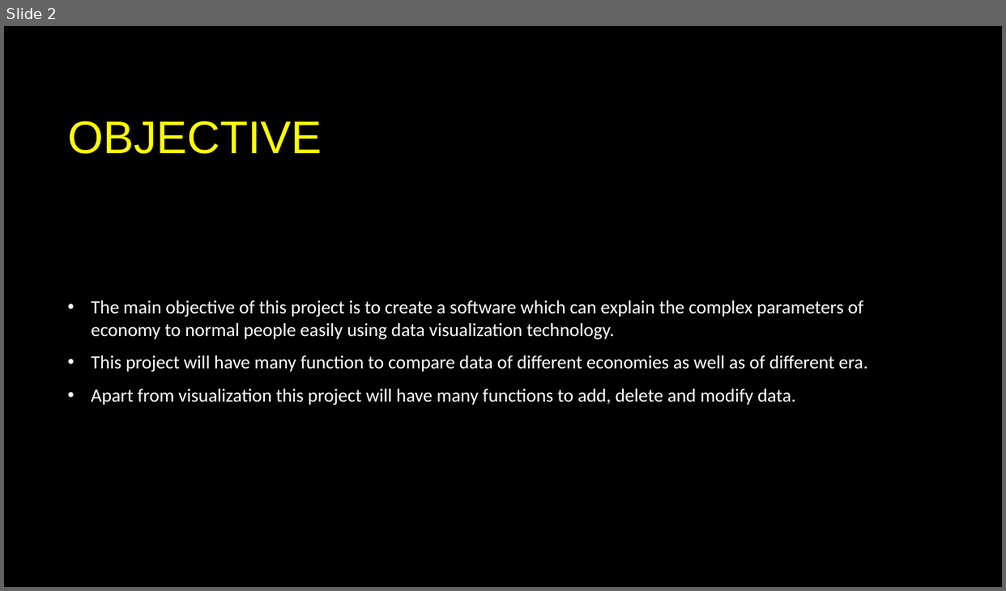
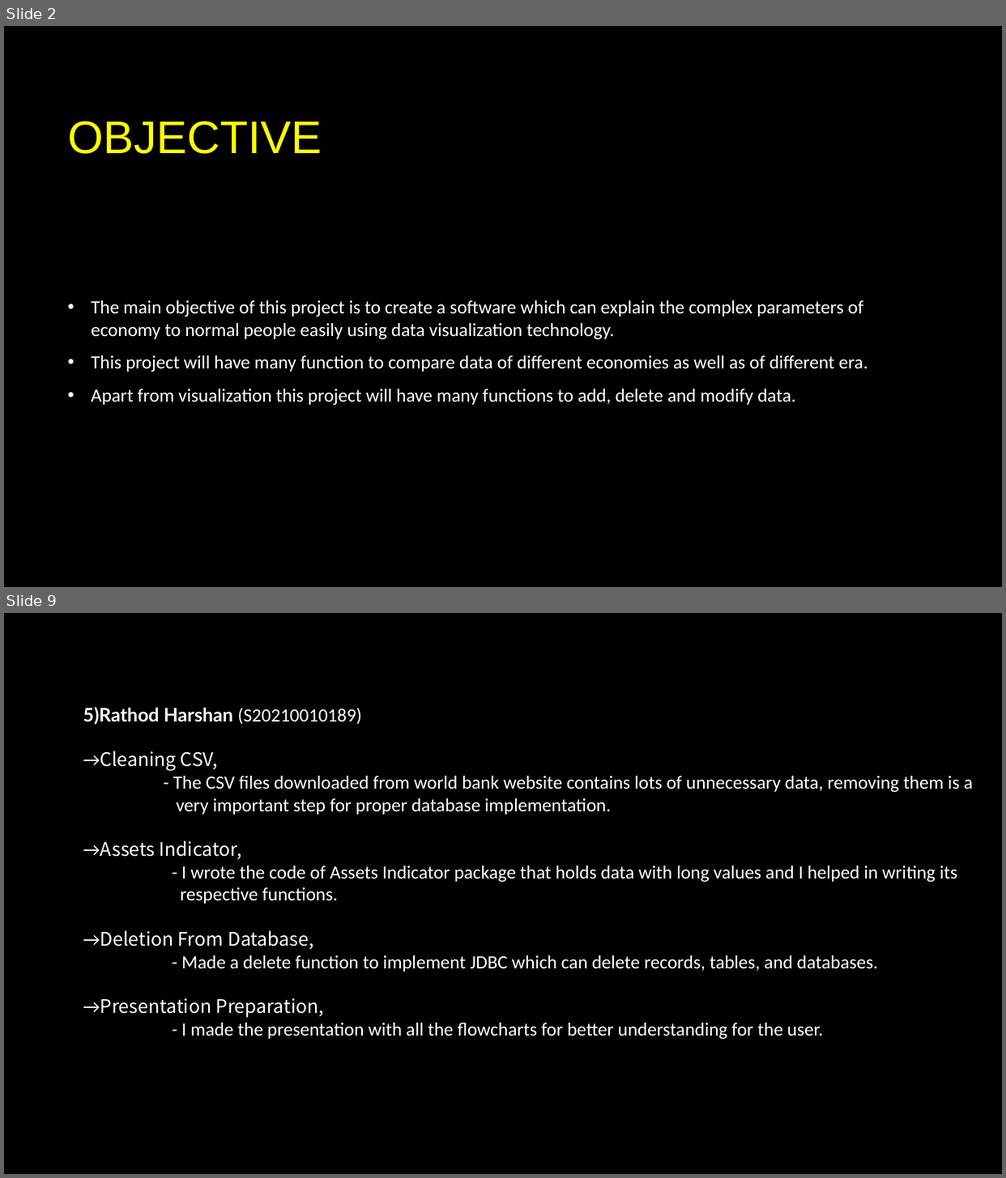
Before and after one commit to AvatarAarav/Economy_Data_Visualization, a slide deck: Presentation/Economy_Data_Visualizaton_Presentation.pptx. Shown one above the other, each under a label of ours: slide 2 before the commit, slides 2 and 9 after it; the slides between them are not shown. The pictures are 1006x591 and 1006x1178 pixels, drawn with LibreOffice and Linux fonts; fonts in the diff are those of the drawing; background and template pictures are left out. Boxes give left, top, right and bottom in pixels: in the first picture for what was removed or moved away, otherwise in the second. Text is boxed around its words. In the diff, an @@ line names an element or a change of style, - is before the commit and + after.

```diff
--- a/Presentation/Economy_Data_Visualizaton_Presentation.pptx
+++ b/Presentation/Economy_Data_Visualizaton_Presentation.pptx
@@ slide 9 added at (x1=4, y1=613, x2=1002, y2=1174), background picture (left out) @@
@@ text added at (x1=83, y1=707, x2=973, y2=1039), 18 pt, text #FFFFFF @@
+5)Rathod Harshan (S20210010189)
+→Cleaning CSV,
+- The CSV files downloaded from world bank website contains lots of unnecessary data, removing them is a
+very important step for proper database implementation.
+→Assets Indicator,
+- I wrote the code of Assets Indicator package that holds data with long values and I helped in writing its
+respective functions.
+→Deletion From Database,
+- Made a delete function to implement JDBC which can delete records, tables, and databases.
+→Presentation Preparation,
+- I made the presentation with all the flowcharts for better understanding for the user.
```
Also in this commit, not shown: 1 slide changed, 5 other slides added, 5 slides removed, 5 other files.
